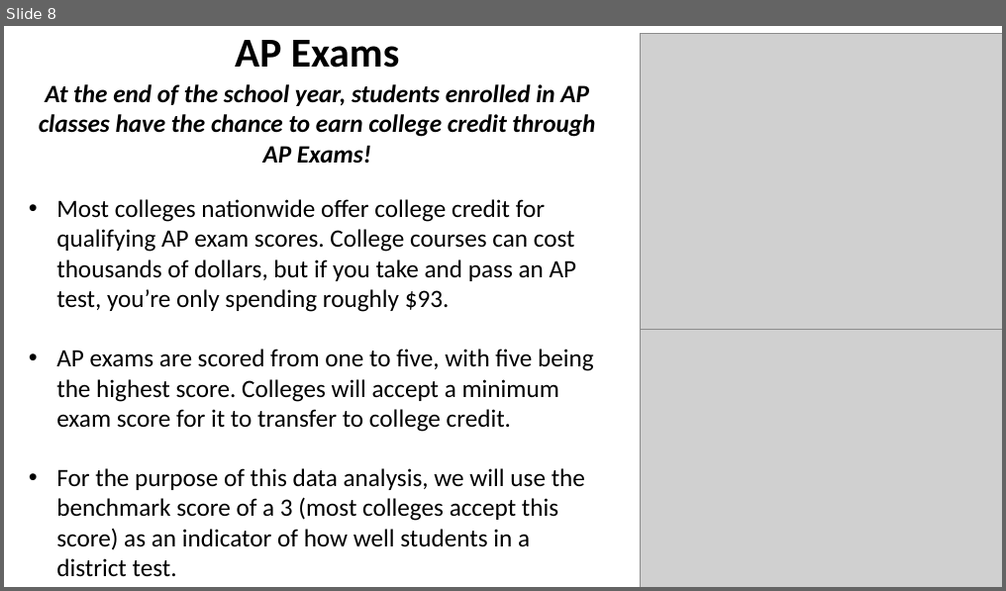
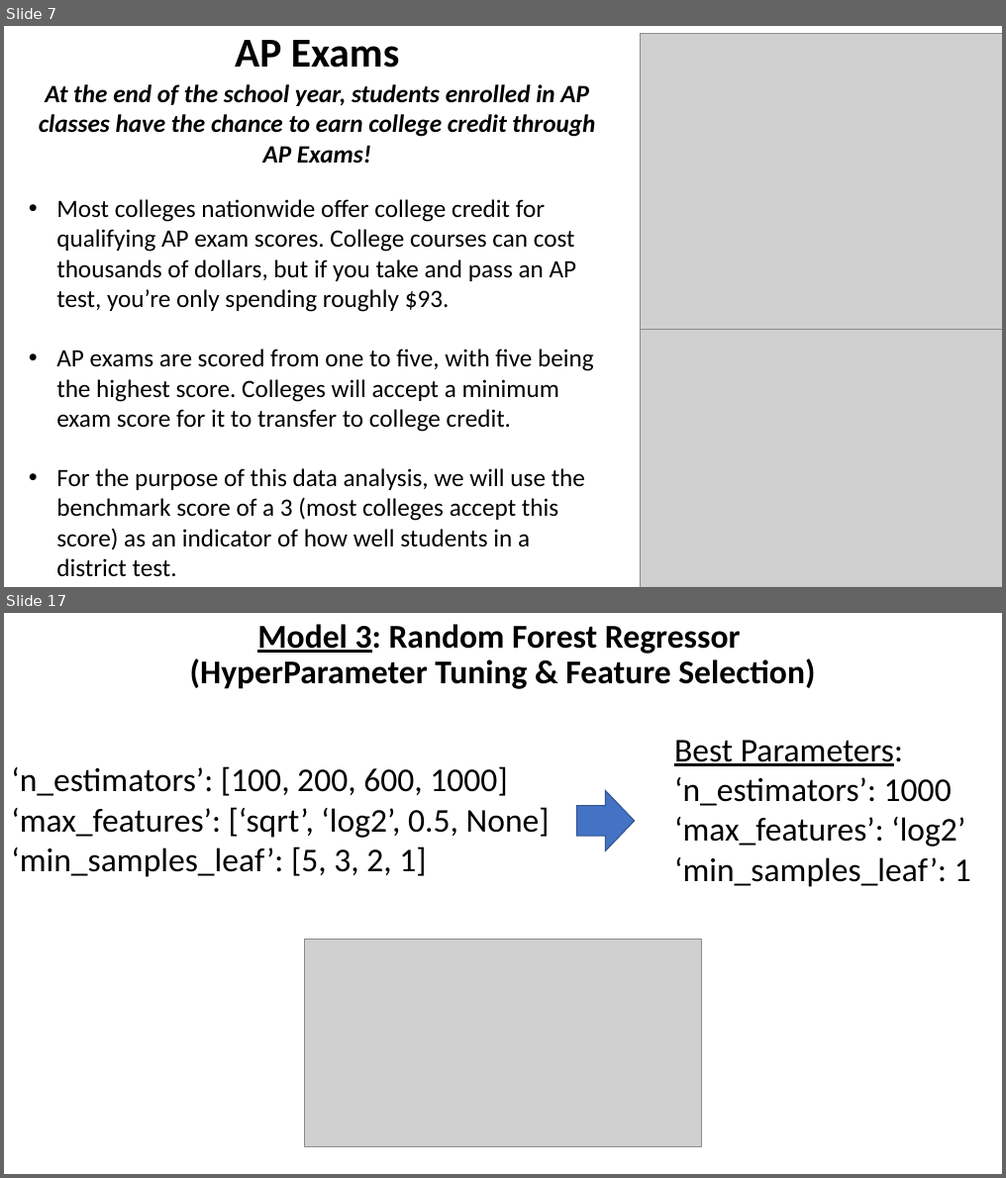
Before and after one commit to RachidRezzik/Texas_GradPercent_Predictor, a slide deck: TexasDistrictForecast.pptx. Shown one above the other, each under a label of ours: slide 8 before the commit, slides 7 and 17 after it; the slides between them are not shown. The pictures are 1006x591 and 1006x1178 pixels, drawn with LibreOffice and Linux fonts; fonts in the diff are those of the drawing; grey boxes stand for pictures. Boxes give left, top, right and bottom in pixels: in the first picture for what was removed or moved away, otherwise in the second. Text is boxed around its words. In the diff, an @@ line names an element or a change of style, - is before the commit and + after.

```diff
--- a/TexasDistrictForecast.pptx
+++ b/TexasDistrictForecast.pptx
@@ slide 17 added at (4,613,1002,1174), background #FFFFFF @@
@@ title added at (190,624,815,689), 32 pt, text #000000, bold @@
+Model 3: Random Forest Regressor
+(HyperParameter Tuning & Feature Selection)
@@ text added at (674,740,971,887), 32 pt, text #000000 @@
+Best Parameters:
+‘n_estimators’: 1000
+‘max_features’: ‘log2’
+‘min_samples_leaf’: 1
@@ text added at (11,766,549,877), 32 pt, text #000000 @@
+‘n_estimators’: [100, 200, 600, 1000]
+‘max_features’: [‘sqrt’, ‘log2’, 0.5, None]
+‘min_samples_leaf’: [5, 3, 2, 1]
@@ right arrow added at (576,790,635,851), fill #4472C4, outline #325491 1 pt @@
@@ picture added at (304,940,702,1148) @@
@@ what was slide 8 is now slide 7 @@
```
Also in this commit, not shown: 7 slides changed, 13 other slides added, 3 slides removed, 3 other files.
